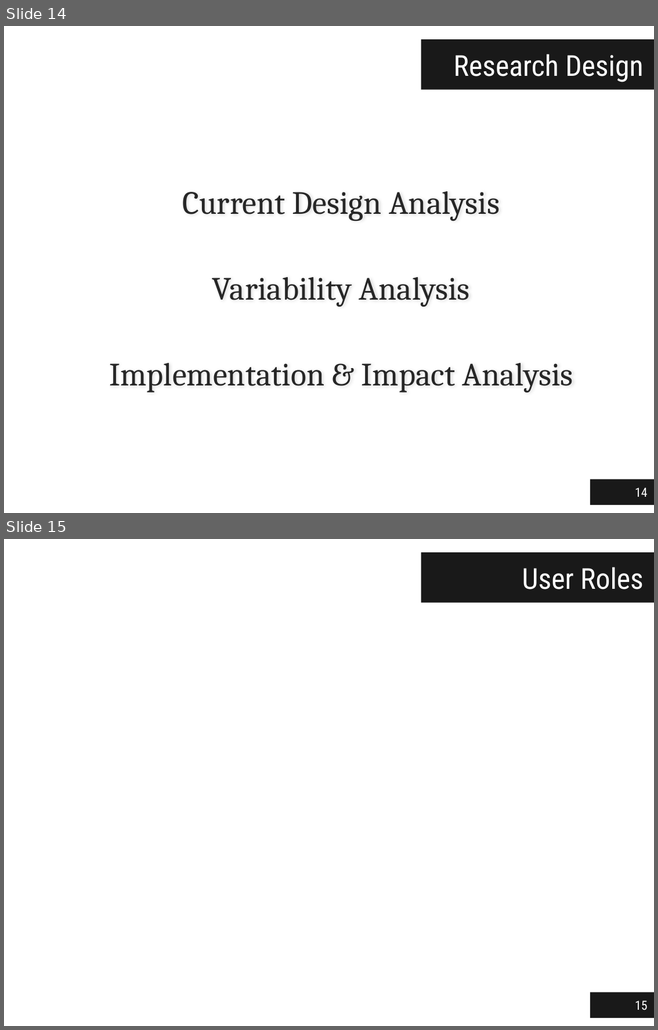
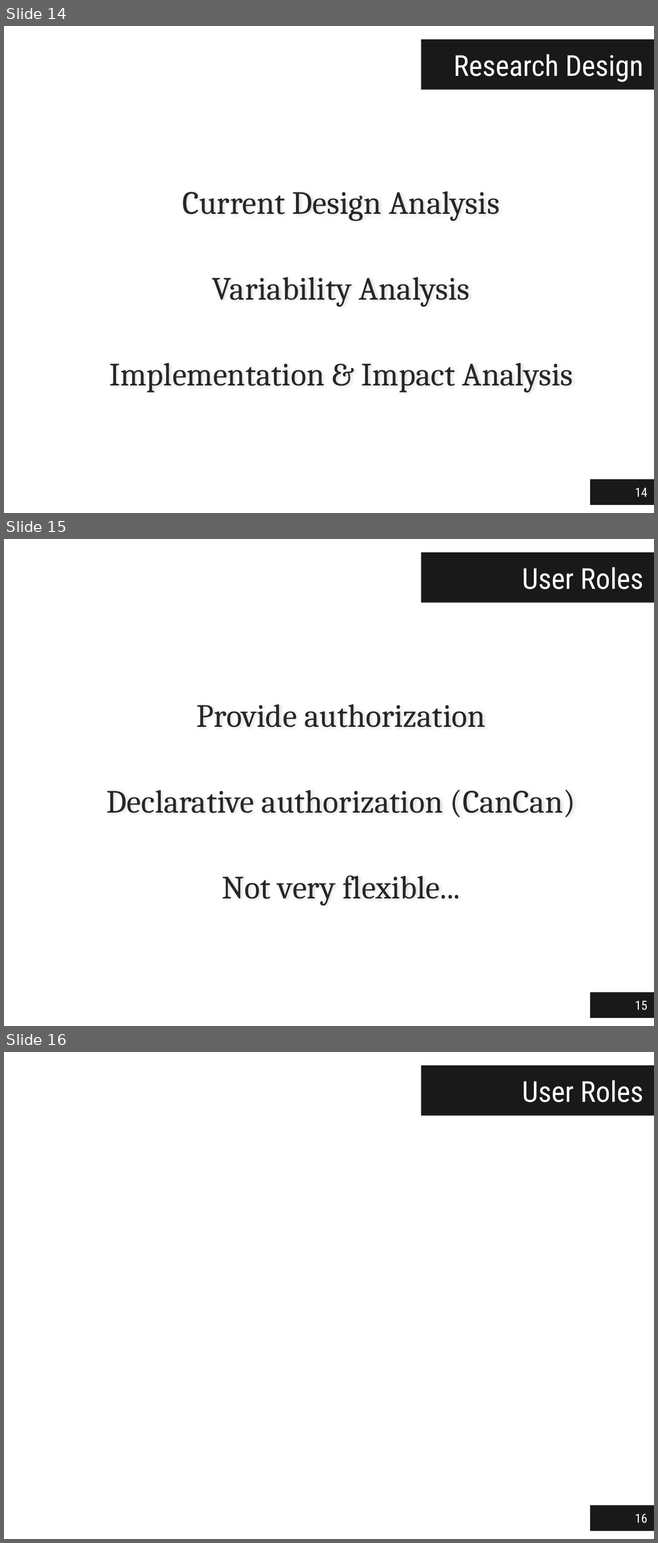
Before and after one commit to jgradim/thesis, a slide deck: presentations/jgradim-presentation.pptx. Shown one above the other, each under a label of ours: slides 14 and 15 before the commit, slides 14, 15 and 16 after it. The pictures are 658x1030 and 658x1543 pixels, drawn with LibreOffice and Linux fonts; fonts in the diff are those of the drawing. Boxes give left, top, right and bottom in pixels: in the first picture for what was removed or moved away, otherwise in the second. Text is boxed around its words. In the diff, an @@ line names an element or a change of style, - is before the commit and + after.

```diff
--- a/presentations/jgradim-presentation.pptx
+++ b/presentations/jgradim-presentation.pptx
@@ slide 15 added at [4,539,654,1026], background #FFFFFF @@
@@ title added at [421,553,654,603], fill #000000 at 90% opacity, 32 pt, text #FFFFFF @@
+User Roles
@@ text added at [107,704,575,906], 36 pt, text #262626 @@
+Provide authorization
+Declarative authorization (CanCan)
+Not very flexible...
@@ page number added at [590,993,654,1019], fill #000000 at 90% opacity, 14 pt, text #FFFFFF @@
+15
@@ what was slide 15 is now slide 16 @@
@@ page number at [634,1514,647,1524]: text changed @@
-15
+16
```
Also in this commit, not shown: 4 other slides added.
